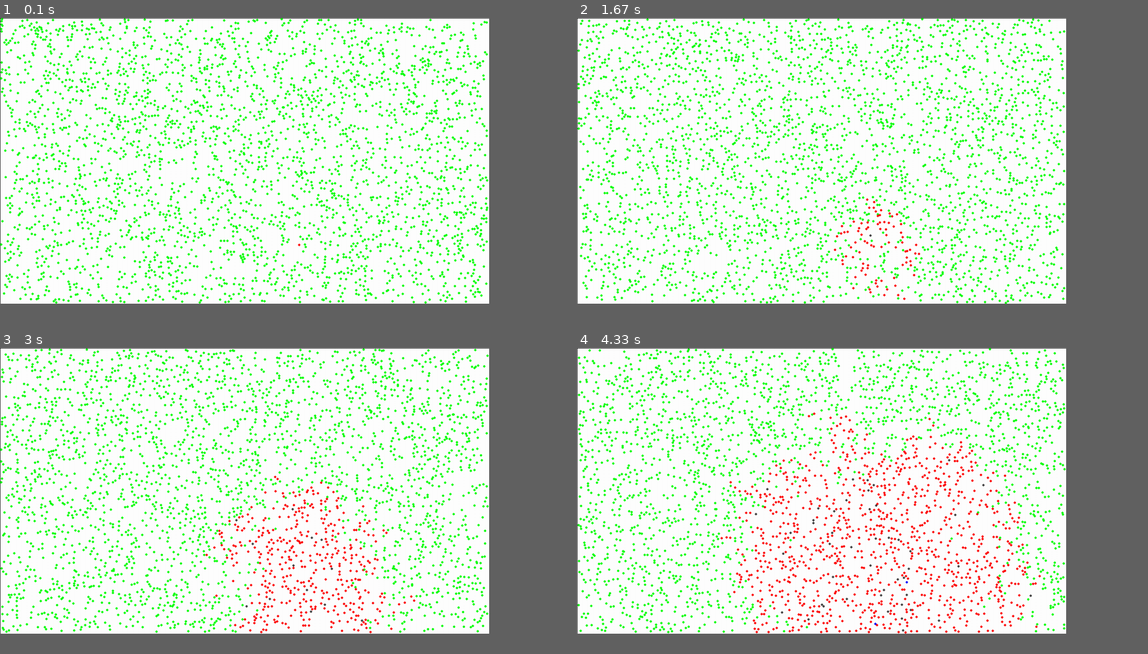
Above: before the commit, frames 1-4 (two rows, left to right).
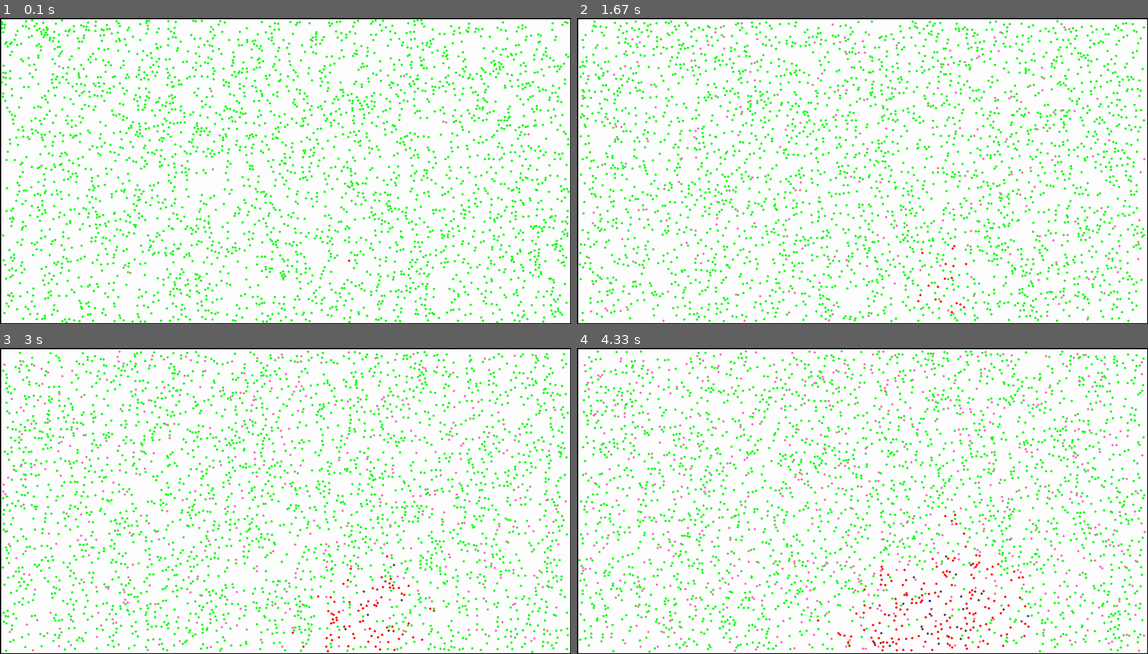
Above: after the commit, the same moments.

Repository: Shivsmk/coding-for-fun-python
Game: pygame game, started from particle_simulation_1/simulator.py
The game is run twice, just before and just after one commit, with the same random seed, the same clock (stepped at 60 frames per second) and the same inputs.
Inputs:
- Up to frame 1 (0.1 s): no input
- Up to frame 2 (1.67 s): no input
- Up to frame 3 (3 s): no input
- Up to frame 4 (4.33 s): no input
The window is 771x450 before the commit and 900x482 after it. Grey fills any space a smaller window leaves; there, only what the larger window draws over its background counts as a difference.

The runs differ from the first frame. In frame 1, 21% of the frame differs, in the area x 0-100%, y 0-100%; in frame 2, 21%; in frame 3, 21%; in frame 4, 21%.

Commit message:
Added Vaccination Module
Randomly Vaccinate Green Population. Once vaccinated, no infection allowed.
Cleaned up code.

Diff:
--- a/particle_simulation_1/simulator.py
+++ b/particle_simulation_1/simulator.py
@@ -13,23 +13,23 @@
 
 def main():
     # CONSTANTS
-    sh = 700
-    sw = 1200
+    sh = 750
+    sw = 1400
     FPS = 50
 
     # PARAMETERS
     population = 3000
     ball_radius = 3
     ball_velocity = 100
-    infect_threshold = 0.9
-    force_infection = True
-    survival_threshold = 0.001
-    recovery_time = 200
+    force_infection = False
+    toggle_vaccination = True
+    vaccination_rate = 0.001
 
     # COLLISION TYPE PARAMETERS
     infect_type = population + 2
     recovered_type = population + 3
     dead_type = population + 4
+    vaccine_type = population + 5
 
     # INITIALIZATION
     pygame.init()
@@ -46,11 +46,16 @@
             self.shape = pymunk.Circle(self.body, ball_radius)
             self.shape.elasticity = 1
             self.shape.density = 1
-            self.infected = False
+            self.init_collision_type = 0
             self.infection_history = 0
+            self.infected = False
             self.recovered = False
             self.dead = False
-            self.init_collision_type = 0
+            self.vaccine = False
+            self.infection_rate = 0.5
+            self.survival_rate = 0.001
+            self.recovery_time = 200
+
             space.add(self.body, self.shape)
 
         def draw(self):
@@ -60,11 +65,13 @@
                 pygame.draw.circle(display,(0, 0, 255), convert_coordinates(self.body.position), ball_radius)
             elif self.dead:
                 pygame.draw.circle(display,(64, 64, 64), convert_coordinates(self.body.position), ball_radius)
+            elif self.vaccine:
+                pygame.draw.circle(display,(255,105,180), convert_coordinates(self.body.position), ball_radius)
             else:
                 pygame.draw.circle(display,(0, 255, 0), convert_coordinates(self.body.position), ball_radius)
 
         def infect(self, space=0, arbiter=0, data=0):
-            if random.uniform(0,1) >= 1-infect_threshold or force_infection:
+            if random.uniform(0,1) < self.infection_rate or force_infection:
                 self.infected = True
                 self.shape.collision_type = infect_type
 
@@ -75,6 +82,24 @@
             self.body.velocity = 0, 0
             self.shape.density = 100000
             self.shape.collision_type = dead_type
+
+        def normalcy(self):
+            self.recovered = False
+            self.infected = False
+            self.infection_history = 0
+            self.shape.collision_type = self.init_collision_type
+
+        def recovery(self):
+            self.recovered = True
+            self.infected = False
+            self.shape.collision_type = recovered_type
+
+        def vaccinated(self):
+            self.vaccine = True
+            self.recovered = False
+            self.infected = False
+            self.infection_rate = 0.2 * self.infection_rate
+            self.shape.collision_type = vaccine_type
 
         def pass_time(self, space=0, arbiter=0, data=0):
             if not self.dead:
@@ -82,22 +107,20 @@
                 if self.infected or self.recovered:
                         self.infection_history += 1
                 # RETURN TO NORMALCY IF INFECTION HISTORY MORE THAN 10x REQUIRED RECOVERY TIME
-                if self.infection_history >= 10 * recovery_time:
-                    self.recovered = False
-                    self.infected = False
-                    self.infection_history = 0
-                    self.shape.collision_type = self.init_collision_type
+                if self.infection_history >= 10 * self.recovery_time:
+                    self.normalcy()
                 # SET TO RECOVERY IF INFECTION HISTORY MORE THAN REQUIRED RECOVERY TIME
-                elif self.infection_history >= recovery_time:
-                    self.recovered = True
-                    self.infected = False
-                    self.shape.collision_type = recovered_type
+                elif self.infection_history >= self.recovery_time:
+                    self.recovery()
                 # SMALL CHANCE FOR RECOVERED PERSON TO DIE DUE TO INFECTION HISTORY
-                if self.recovered and random.uniform(0, 1) > 1 - survival_threshold:
+                if self.recovered and random.uniform(0, 1) < self.survival_rate:
                         self.nowDead()
                 # HIGH CHANCE FOR INFECTED PERSON TO DIE DUE TO INFECTION
-                if self.infected and random.uniform(0, 1) < survival_threshold:
+                if self.infected and random.uniform(0, 1) < 2 * self.survival_rate:
                         self.nowDead()
+                # CHANCE FOR A NORMAL TO GET vaccinATED
+                if toggle_vaccination and not self.infected and not self.recovered and random.uniform(0, 1) < vaccination_rate:
+                    self.vaccinated()
 
 
         def first_infect(self, space=0, arbiter=0, data=0):
@@ -110,12 +133,12 @@
             self.body = pymunk.Body(body_type=pymunk.Body.STATIC)
             self.p1 = p1
             self.p2 = p2
-            self.shape = pymunk.Segment(self.body, self.p1, self.p2, 1)
+            self.shape = pymunk.Segment(self.body, self.p1, self.p2, 5)
             self.shape.elasticity = 1
             space.add(self.body,self.shape)
 
         def draw(self):
-            pygame.draw.line(display, (0, 0, 0), convert_coordinates(self.p1), convert_coordinates(self.p2), 1)
+            pygame.draw.line(display, (0, 0, 0), convert_coordinates(self.p1), convert_coordinates(self.p2), 5)
 
     # FUNCTIONS
     def convert_coordinates(point):
@@ -140,6 +163,10 @@
             Wall((sw,sh), (0,sh)),
             Wall((0,sh), (0,0))]
 
+    # SETTING ADDITIONAL BARRIERS
+    # walls.append(Wall((sw/2,50), (sw/2,sh-50)))
+    # walls.append(Wall((50,sh/2), (sw-50,sh/2)))
+
     # GAME LOOP
     while True:
         # EXIT GAME LOOP ON SCREEN CLOSE
@@ -166,10 +193,12 @@
 
     # STAT COLLECTION
     count_dead = sum(p.dead for p in balls)
-    count_alive = population - count_dead
+    count_vaccinated = sum(p.vaccine for p in balls)
+    count_alive = population - count_dead - count_vaccinated
     print("Starting population:",population)
     print("Post-Infection Dead:", count_dead)
     print("Post-Infection Alive", count_alive)
+    print("vaccinated:", count_vaccinated)
 
 if __name__ == "__main__":
     main()
